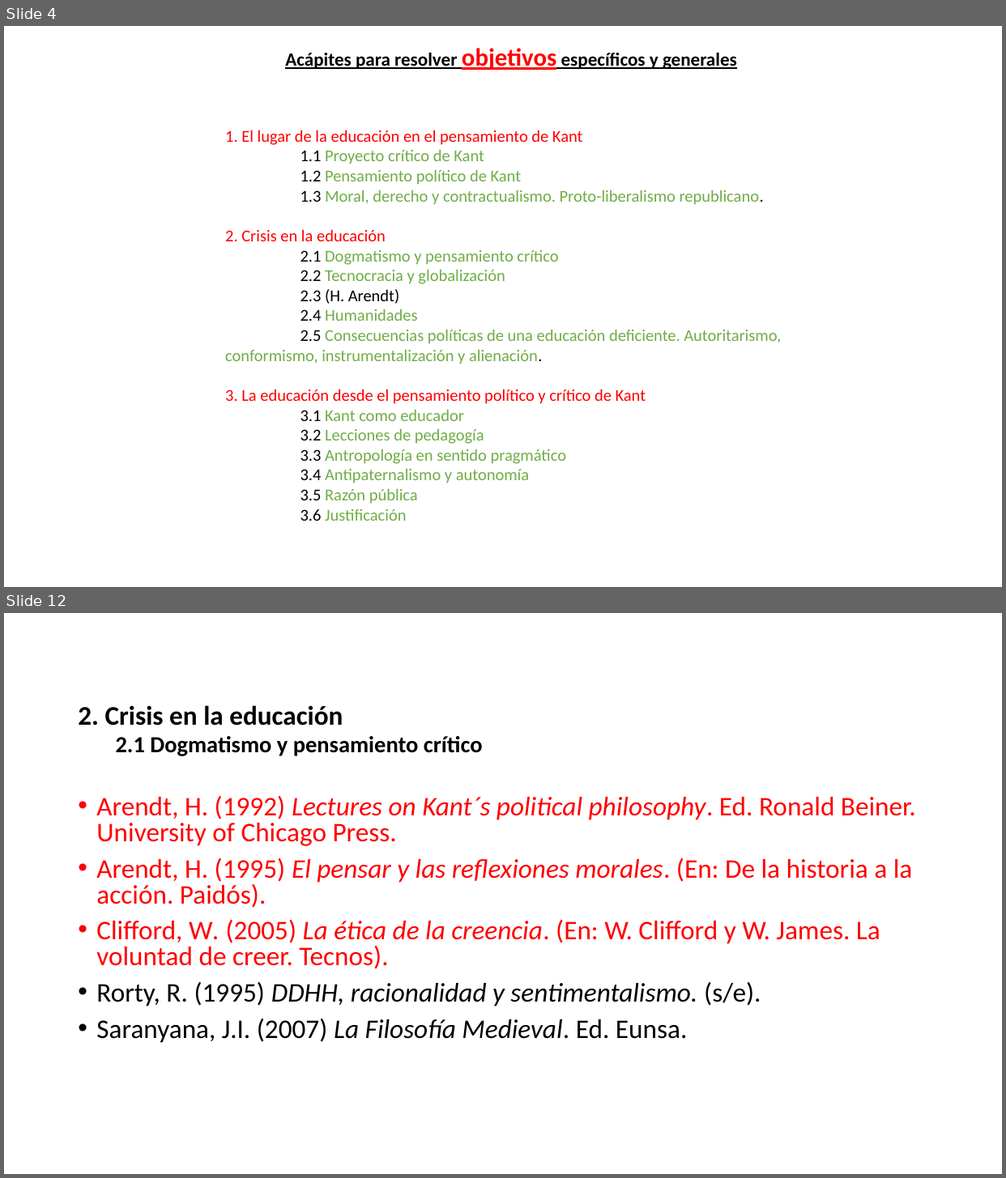
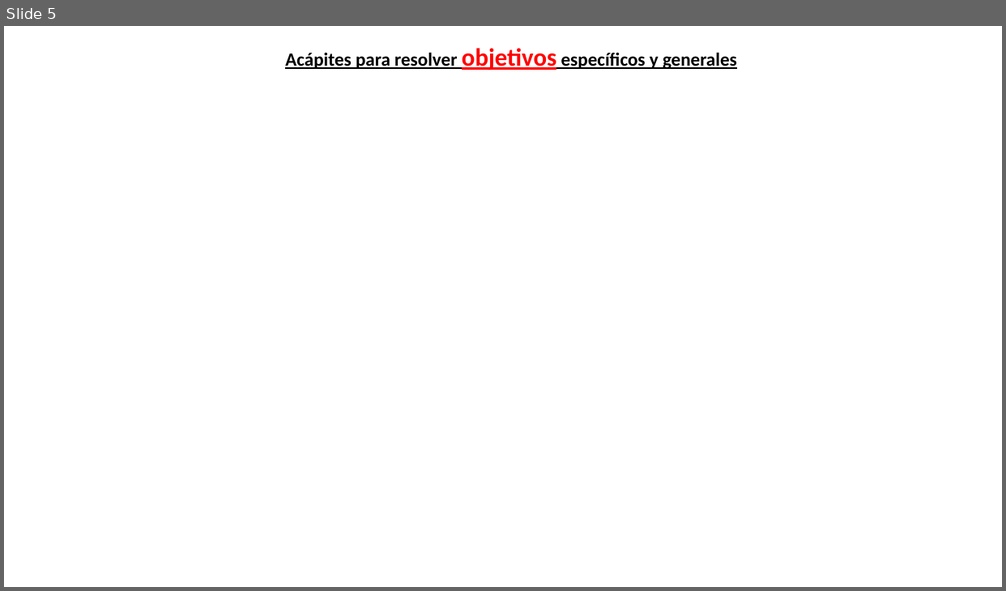
Before and after one commit to zaboltar/zaboltar.github.io, a slide deck: assets uarm/2023 2 UarmPCrit/tesis docs/esquema tesis expo.pptx. Shown one above the other, each under a label of ours: slides 4 and 12 before the commit, slide 5 after it; the slides between them are not shown. The pictures are 1006x1178 and 1006x591 pixels, drawn with LibreOffice and Linux fonts; fonts in the diff are those of the drawing. Boxes give left, top, right and bottom in pixels: in the first picture for what was removed or moved away, otherwise in the second. Text is boxed around its words. In the diff, an @@ line names an element or a change of style, - is before the commit and + after.

```diff
--- a/assets uarm/2023 2 UarmPCrit/tesis docs/esquema tesis expo.pptx
+++ b/assets uarm/2023 2 UarmPCrit/tesis docs/esquema tesis expo.pptx
@@ slide 12 removed at [4, 613, 1002, 1174], background #FFFFFF @@
@@ text removed at [78, 705, 916, 1043] @@
-2. Crisis en la educación
-  2.1 Dogmatismo y pensamiento crítico
-• Arendt, H. (1992) Lectures on Kant´s political philosophy. Ed. Ronald Beiner. University of Chicago Press.
-• Arendt, H. (1995) El pensar y las reflexiones morales. (En: De la historia a la acción. Paidós).
-• Clifford, W. (2005) La ética de la creencia. (En: W. Clifford y W. James. La voluntad de creer. Tecnos).
-• Rorty, R. (1995) DDHH, racionalidad y sentimentalismo. (s/e).
-• Saranyana, J.I. (2007) La Filosofía Medieval. Ed. Eunsa.
@@ what was slide 4 is now slide 5 @@
@@ slide 5 changed as well @@
@@ text removed at [225, 130, 781, 521] @@
-1. El lugar de la educación en el pensamiento de Kant
-1.1 Proyecto crítico de Kant
-1.2 Pensamiento político de Kant
-1.3 Moral, derecho y contractualismo. Proto-liberalismo republicano.
-2. Crisis en la educación
-2.1 Dogmatismo y pensamiento crítico
-2.2 Tecnocracia y globalización
-2.3 (H. Arendt)
-2.4 Humanidades
-2.5 Consecuencias políticas de una educación deficiente. Autoritarismo, conformismo, instrumentalización y alienación.
-3. La educación desde el pensamiento político y crítico de Kant
-3.1 Kant como educador
-3.2 Lecciones de pedagogía
-3.3 Antropología en sentido pragmático
-3.4 Antipaternalismo y autonomía
-3.5 Razón pública
-3.6 Justificación
```
Also in this commit, not shown: 3 other slides changed, 1 slide added, 20 other slides removed, 22 other files.
